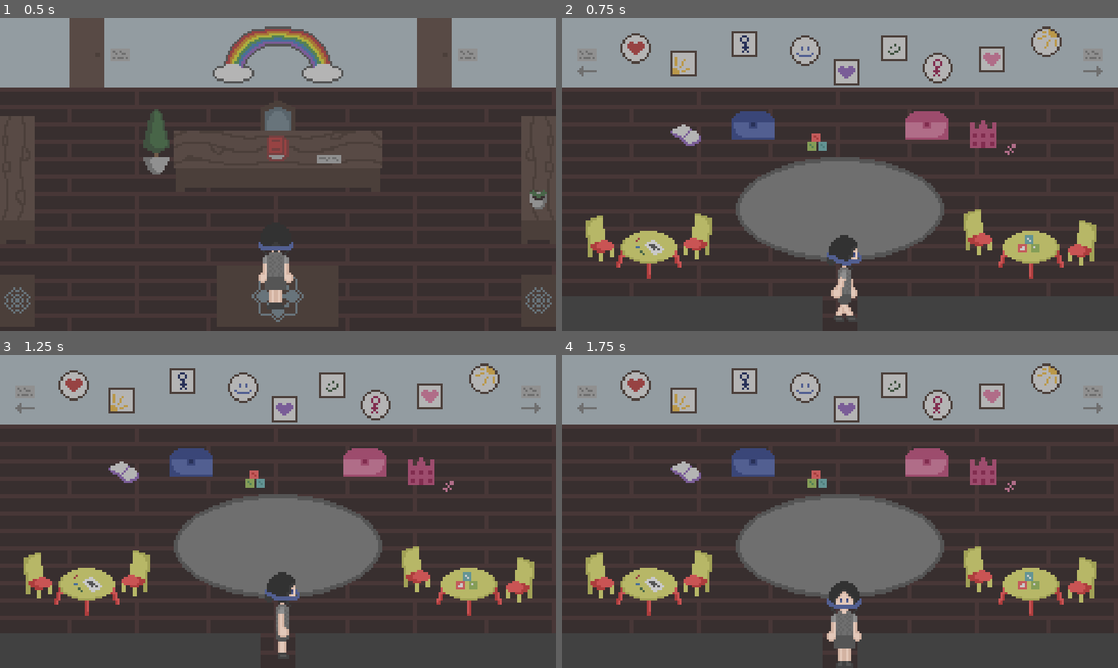
Above: before the commit, frames 1-4 (two rows, left to right).
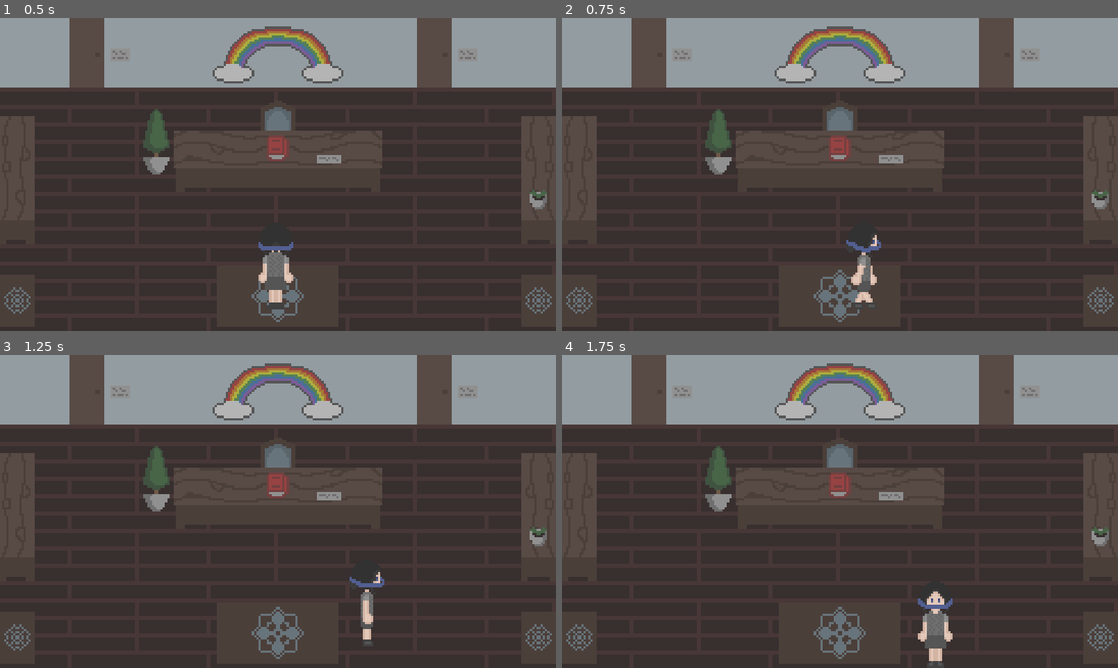
Above: after the commit, the same moments.

Repository: solicht88/silent-memories-game
Game: Godot game, scene res://scenes/maps/daycare/reception.tscn
Same seed, same stepped clock (60 frames per second), same inputs: the game is played once before the commit and once after it.
Inputs:
- Up to frame 1 (0.5 s): no input
- Up to frame 2 (0.75 s): tap Enter at 0.5 s; hold Right (walk_right) from 0.53 s (still down); hold Z (interact) from 0.53 s (still down)
- Up to frame 3 (1.25 s): keep holding Right (walk_right); keep holding Z (interact)
- Up to frame 4 (1.75 s): release Right (walk_right) at 1.28 s; release Z (interact) at 1.28 s; hold Down (walk_down) from 1.28 s (still down); tap Z (interact) at 1.35 s

Frame 1 is identical in both runs. In frame 2, 29% of the frame differs, in the area x 0-100%, y 0-98%; in frame 3, 29%; in frame 4, 30%, in the area x 0-100%, y 0-100%.

Commit message:
playroom collisions and y-sort, set up interaction
- Finished playroom collisions and y-sort
- Setting up player interaction with objects

Diff:
--- a/project.godot
+++ b/project.godot
@@ -18,6 +18,7 @@
 [autoload]
 
 SceneSwitcher="*res://scripts/scene_switcher.gd"
+InteractionManager="*res://scenes/interaction/interaction_manager.tscn"
 
 [display]
 
--- a/scenes/characters/char_1.tscn
+++ b/scenes/characters/char_1.tscn
@@ -1,7 +1,8 @@
-[gd_scene load_steps=10 format=3 uid="uid://bj5svrmek3bws"]
+[gd_scene load_steps=12 format=3 uid="uid://bj5svrmek3bws"]
 
 [ext_resource type="Texture2D" uid="uid://cjaq4vg860b4v" path="res://sprites/char_1_ver_2.png" id="1_236t4"]
 [ext_resource type="Script" path="res://scripts/animations/char_1.tscn.gd" id="1_biv15"]
+[ext_resource type="PackedScene" uid="uid://bdwhcmngtlin4" path="res://scenes/interaction/interaction_area.tscn" id="3_co8wr"]
 
 [sub_resource type="RectangleShape2D" id="RectangleShape2D_2vj08"]
 size = Vector2(60, 29)
@@ -98,6 +99,9 @@
 "walk_up": SubResource("Animation_qpvh2")
 }
 
+[sub_resource type="CircleShape2D" id="CircleShape2D_aaa7t"]
+radius = 75.6637
+
 [node name="player" type="CharacterBody2D"]
 collision_layer = 2
 script = ExtResource("1_biv15")
@@ -117,3 +121,11 @@
 libraries = {
 "": SubResource("AnimationLibrary_0bgva")
 }
+
+[node name="Direction" type="Marker2D" parent="."]
+
+[node name="InteractionArea" parent="Direction" instance=ExtResource("3_co8wr")]
+
+[node name="CollisionShape2D" type="CollisionShape2D" parent="Direction/InteractionArea"]
+position = Vector2(0, -76)
+shape = SubResource("CircleShape2D_aaa7t")
--- a/scenes/interaction/interaction.tscn
+++ /dev/null
@@ -1,7 +0,0 @@
-[gd_scene load_steps=2 format=3 uid="uid://clv1blmp0vs7"]
-
-[ext_resource type="PackedScene" uid="uid://bdwhcmngtlin4" path="res://scenes/interaction/interaction_area.tscn" id="1_hsken"]
-
-[node name="Interaction" type="Node2D"]
-
-[node name="InteractionArea" parent="." instance=ExtResource("1_hsken")]
--- a/scenes/maps/daycare/playroom.tscn
+++ b/scenes/maps/daycare/playroom.tscn
@@ -643,33 +643,43 @@
 15:8/0/physics_layer_0/angular_velocity = 0.0
 0:5/size_in_atlas = Vector2i(5, 2)
 0:5/0 = 0
-0:5/0/y_sort_origin = 20
 0:5/0/physics_layer_0/linear_velocity = Vector2(0, 0)
 0:5/0/physics_layer_0/angular_velocity = 0.0
+0:5/0/physics_layer_0/polygon_0/points = PackedVector2Array(-145.25, -5, 154.25, -4.5, 154.75, 82, -145.75, 82)
 11:5/size_in_atlas = Vector2i(5, 2)
 11:5/0 = 0
-11:5/0/y_sort_origin = 20
 11:5/0/physics_layer_0/linear_velocity = Vector2(0, 0)
 11:5/0/physics_layer_0/angular_velocity = 0.0
+11:5/0/physics_layer_0/polygon_0/points = PackedVector2Array(-159.25, -19, -81.75, -18.5, -82.25, -4.5, 154.25, -4.5, 154.75, 82, -159.25, 81.5)
 3:3/0 = 0
+3:3/0/y_sort_origin = -30
 3:3/0/physics_layer_0/linear_velocity = Vector2(0, 0)
 3:3/0/physics_layer_0/angular_velocity = 0.0
+3:3/0/physics_layer_0/polygon_0/points = PackedVector2Array(-30.494, -34.9134, 40, -35.0902, 40, 14.75, -29.7869, 14.9376)
 4:2/size_in_atlas = Vector2i(2, 2)
 4:2/0 = 0
+4:2/0/y_sort_origin = -80
 4:2/0/physics_layer_0/linear_velocity = Vector2(0, 0)
 4:2/0/physics_layer_0/angular_velocity = 0.0
+4:2/0/physics_layer_0/polygon_0/points = PackedVector2Array(-51.25, -25.25, 52.25, -25.25, 52.75, 1.25, -51.75, 1.75)
 10:2/size_in_atlas = Vector2i(2, 2)
 10:2/0 = 0
+10:2/0/y_sort_origin = -80
 10:2/0/physics_layer_0/linear_velocity = Vector2(0, 0)
 10:2/0/physics_layer_0/angular_velocity = 0.0
+10:2/0/physics_layer_0/polygon_0/points = PackedVector2Array(-51.25, -25.25, 52.25, -25.25, 52.75, 1.25, -51.75, 1.75)
 12:2/size_in_atlas = Vector2i(2, 2)
 12:2/0 = 0
+12:2/0/y_sort_origin = -80
 12:2/0/physics_layer_0/linear_velocity = Vector2(0, 0)
 12:2/0/physics_layer_0/angular_velocity = 0.0
+12:2/0/physics_layer_0/polygon_0/points = PackedVector2Array(-61.9602, -16.1751, 1.14905, -15.6447, 1.14905, 8.3969, 46.2271, 8.3969, 46.0503, 35.9741, 1.32583, 35.9741, 1.14905, 21.6551, -61.7835, 21.3016)
 6:2/size_in_atlas = Vector2i(1, 2)
 6:2/0 = 0
+6:2/0/y_sort_origin = -80
 6:2/0/physics_layer_0/linear_velocity = Vector2(0, 0)
 6:2/0/physics_layer_0/angular_velocity = 0.0
+6:2/0/physics_layer_0/polygon_0/points = PackedVector2Array(-37.2115, 10.5182, 12.1092, 10.1647, 12.1092, 27.1352, -37.2115, 27.4888)
 
 [sub_resource type="TileSet" id="TileSet_mgunk"]
 tile_size = Vector2i(80, 80)
@@ -703,7 +713,7 @@
 layer_2/name = "ysort"
 layer_2/y_sort_enabled = true
 layer_2/z_index = 1
-layer_2/tile_data = PackedInt32Array(393229, 720897, 5, 393218, 1, 5, 196611, 196609, 3, 196613, 262145, 2, 196618, 655361, 2, 196620, 786433, 2, 196615, 393217, 2)
+layer_2/tile_data = PackedInt32Array(393229, 720897, 5, 393218, 1, 5, 196613, 262145, 2, 196618, 655361, 2, 196620, 786433, 2, 196615, 393217, 2, 196611, 196609, 3)
 
 [node name="player" parent="." instance=ExtResource("3_5fvtf")]
 z_index = 1
--- a/scenes/maps/daycare/reception.tscn
+++ b/scenes/maps/daycare/reception.tscn
@@ -1,9 +1,11 @@
-[gd_scene load_steps=11 format=3 uid="uid://cq304oojpibow"]
+[gd_scene load_steps=14 format=3 uid="uid://cq304oojpibow"]
 
 [ext_resource type="Script" path="res://scripts/scenes/daycare/reception.gd" id="1_6lviy"]
 [ext_resource type="PackedScene" uid="uid://bj5svrmek3bws" path="res://scenes/characters/char_1.tscn" id="1_n8fkg"]
 [ext_resource type="Texture2D" uid="uid://bgxlgv1q8qxfx" path="res://tilesets/daycare/daycare_floor.png" id="1_r3gjr"]
 [ext_resource type="Texture2D" uid="uid://donjoan07hame" path="res://tilesets/daycare/daycare_furniture.png" id="2_omfjg"]
+[ext_resource type="PackedScene" uid="uid://bdwhcmngtlin4" path="res://scenes/interaction/interaction_area.tscn" id="5_6gira"]
+[ext_resource type="Script" path="res://scripts/scenes/daycare/reception/playroom_door.gd" id="5_tqjya"]
 
 [sub_resource type="TileSetAtlasSource" id="TileSetAtlasSource_hep1c"]
 texture = ExtResource("1_r3gjr")
@@ -616,6 +618,9 @@
 [sub_resource type="RectangleShape2D" id="RectangleShape2D_5hxqc"]
 size = Vector2(1280, 20)
 
+[sub_resource type="RectangleShape2D" id="RectangleShape2D_2uggs"]
+size = Vector2(80, 160)
+
 [node name="reception" type="Node2D"]
 y_sort_enabled = true
 script = ExtResource("1_6lviy")
@@ -654,3 +659,12 @@
 [node name="bottom" type="CollisionShape2D" parent="StaticBody2D"]
 position = Vector2(640, 730)
 shape = SubResource("RectangleShape2D_5hxqc")
+
+[node name="play_door" type="Node2D" parent="."]
+script = ExtResource("5_tqjya")
+
+[node name="InteractionArea" parent="play_door" instance=ExtResource("5_6gira")]
+
+[node name="CollisionShape2D" type="CollisionShape2D" parent="play_door/InteractionArea"]
+position = Vector2(200, 80)
+shape = SubResource("RectangleShape2D_2uggs")
--- a/scripts/scenes/daycare/reception.gd
+++ b/scripts/scenes/daycare/reception.gd
@@ -1,5 +1,6 @@
 extends Node2D
-
+'''
 func _process(_delta):
 	if Input.is_action_pressed("interact"):
 		SceneSwitcher.switch_scene("res://scenes/maps/daycare/playroom.tscn")
+'''
--- /dev/null
+++ b/scripts/scenes/daycare/reception/playroom_door.gd
@@ -0,0 +1,9 @@
+extends Node2D
+
+@onready var interaction_area: InteractionArea = $InteractionArea
+
+func _ready():
+	interaction_area.interact = Callable(self, "on_interact")
+
+func _on_interact():
+	SceneSwitcher.switch_scene("res://scenes/maps/daycare/playroom.tscn")
